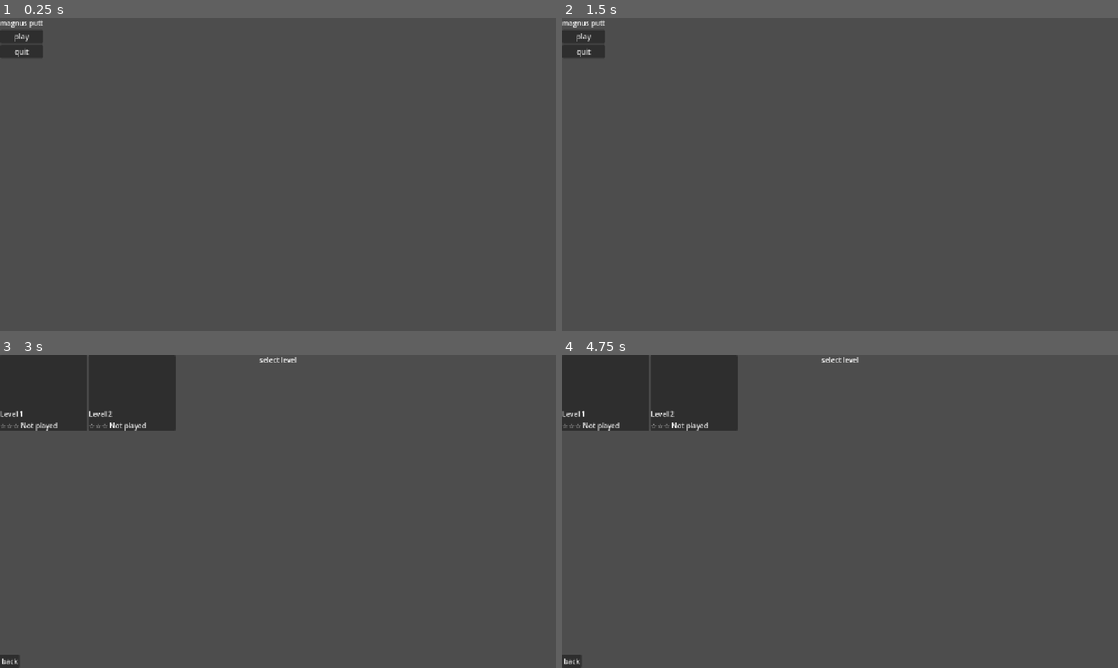
Above: before the commit, frames 1-4 (two rows, left to right).
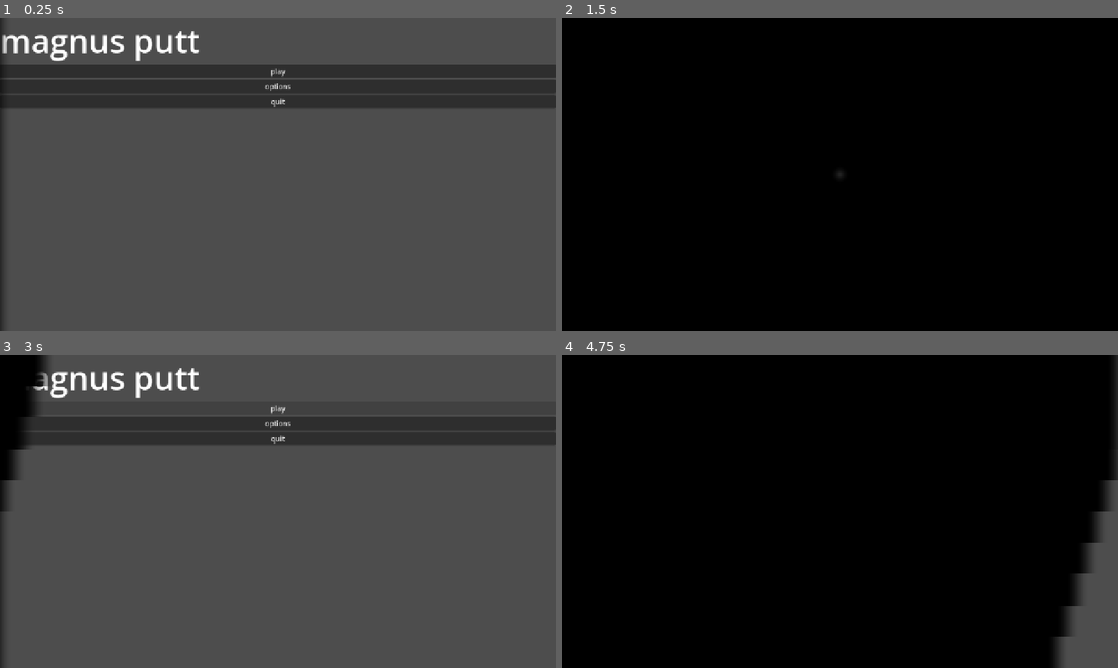
Above: after the commit, the same moments.

Repository: eltonchan1/magnus-putt
Game: Godot game, scene res://scenes/ui/mainmenu.tscn
Same seed, same stepped clock (60 frames per second), same inputs: the game is played once before the commit and once after it.
Inputs (mouse positions are in pixels of both pictures, inside the frame that each line leads up to):
- Up to frame 1 (0.25 s): no input
- Up to frame 2 (1.5 s): click (840, 86) at 0.5 s, where only the run after the commit has a clickable "options"; click (634, 52) at 1.25 s, where only the run after the commit has a clickable "Windowed"
- Up to frame 3 (3 s): click (50, 455) at 2 s, where only the run after the commit has a clickable "BACK"; click "play" at 2.75 s
- Up to frame 4 (4.75 s): click "back" at 3.5 s; click "play" (after the commit: "back") at 4.25 s

The runs differ from the first frame. In frame 1, 14% of the frame differs, in the area x 0-100%, y 0-100%; in frame 2, 100%; in frame 3, 13%; in frame 4, 96%.

Commit message:
options, working on polishing and making it look better (lock in 1 day left)

Diff:
--- /dev/null
+++ b/assets/shaders/transition.gdshader
@@ -0,0 +1,34 @@
+shader_type canvas_item;
+
+uniform int transition_type = 0; // 0 = bars, 1 = circle
+uniform float progress: hint_range(0.0, 1.0) = 0.0;
+uniform int bar_count = 10;
+uniform float stagger = 0.15; // how much each bar is delayed
+
+void fragment() {
+	vec2 uv = UV;
+	float alpha = 0.0;
+	if (transition_type == 0) {
+		// Staggered horizontal bars
+		float bar_index = floor(uv.y * float(bar_count));
+		float bar_uv = fract(uv.y * float(bar_count));
+		float delay = (bar_index / float(bar_count)) * stagger;
+		float bar_progress = clamp((progress - delay) / (1.0 - stagger), 0.0, 1.0);
+		float edge = smoothstep(bar_progress - 0.02, bar_progress + 0.02, uv.x);
+		alpha = 1.0 - edge;
+	} else {
+		vec2 center = vec2(0.5, 0.5);
+		vec2 aspect_uv = vec2(uv.x, uv.y * (1080.0 / 1920.0));
+		vec2 aspect_center = vec2(center.x, center.y * (1080.0 / 1920.0));
+		float dist = distance(aspect_uv, aspect_center);
+		float max_dist = distance(vec2(0.0, 0.0), aspect_center);
+		float normalized_dist = dist / max_dist;
+		float edge_softness = 0.03;
+		alpha = smoothstep(
+			progress - edge_softness,
+			progress + edge_softness,
+			normalized_dist
+		);
+	}
+	COLOR = vec4(0.0, 0.0, 0.0, alpha);
+}
--- /dev/null
+++ b/default_bus_layout.tres
@@ -0,0 +1,15 @@
+[gd_resource type="AudioBusLayout" format=3 uid="uid://pmd7p0yedsgq"]
+
+[resource]
+bus/1/name = &"Music"
+bus/1/solo = false
+bus/1/mute = false
+bus/1/bypass_fx = false
+bus/1/volume_db = 0.0
+bus/1/send = &"Master"
+bus/2/name = &"SFX"
+bus/2/solo = false
+bus/2/mute = false
+bus/2/bypass_fx = false
+bus/2/volume_db = 0.0
+bus/2/send = &"Master"
--- a/project.godot
+++ b/project.godot
@@ -15,9 +15,15 @@
 config/features=PackedStringArray("4.6", "Forward Plus")
 config/icon="res://icon.svg"
 
+[audio]
+
+buses/default_bus_layout="uid://pmd7p0yedsgq"
+
 [autoload]
 
 savemanager="*uid://bl7g6fk5oyfw8"
+settingsmanager="*uid://c2ruvk0rgvd3t"
+scenetransition="*uid://dhml6vxb8ukil"
 
 [display]
 
--- /dev/null
+++ b/scenes/elements/killbrick.tscn
@@ -0,0 +1,12 @@
+[gd_scene format=3 uid="uid://b7rturhnaufel"]
+
+[ext_resource type="Script" uid="uid://jabpk01wvmaj" path="res://scripts/killbrick.gd" id="1_aejyg"]
+
+[sub_resource type="RectangleShape2D" id="RectangleShape2D_jnhsa"]
+
+[node name="killbrick" type="Area2D" unique_id=255154150]
+collision_layer = 4
+script = ExtResource("1_aejyg")
+
+[node name="CollisionShape2D" type="CollisionShape2D" parent="." unique_id=2139596593]
+shape = SubResource("RectangleShape2D_jnhsa")
--- a/scenes/levels/level01.tscn
+++ b/scenes/levels/level01.tscn
@@ -45,3 +45,4 @@
 [node name="hud" parent="." unique_id=571574833 instance=ExtResource("6_3yqkj")]
 
 [node name="winscreen" parent="." unique_id=124814863 instance=ExtResource("7_if0f4")]
+visible = false
--- a/scenes/ui/hud.tscn
+++ b/scenes/ui/hud.tscn
@@ -20,3 +20,18 @@
 layout_mode = 2
 theme_override_font_sizes/font_size = 24
 text = "  PAR: 3"
+
+[node name="HBoxContainer2" type="HBoxContainer" parent="." unique_id=1679711817]
+offset_left = 212.0
+offset_top = 16.0
+offset_right = 212.0
+offset_bottom = 56.0
+
+[node name="retrybutton" type="Button" parent="HBoxContainer2" unique_id=1644530029]
+layout_mode = 2
+
+[node name="optionsbutton" type="Button" parent="HBoxContainer2" unique_id=21045171]
+layout_mode = 2
+
+[node name="levelselectbutton" type="Button" parent="HBoxContainer2" unique_id=1646209662]
+layout_mode = 2
--- a/scenes/ui/mainmenu.tscn
+++ b/scenes/ui/mainmenu.tscn
@@ -15,17 +15,25 @@
 [node name="CanvasLayer" type="CanvasLayer" parent="." unique_id=6759190]
 
 [node name="VBoxContainer" type="VBoxContainer" parent="CanvasLayer" unique_id=473515282]
-offset_right = 99.0
-offset_bottom = 93.0
+anchors_preset = 15
+anchor_right = 1.0
+anchor_bottom = 1.0
+grow_horizontal = 2
+grow_vertical = 2
 
 [node name="titlelabel" type="Label" parent="CanvasLayer/VBoxContainer" unique_id=101253749]
 layout_mode = 2
+theme_override_font_sizes/font_size = 75
 text = "magnus putt"
 
 [node name="playbutton" type="Button" parent="CanvasLayer/VBoxContainer" unique_id=1211738365]
 layout_mode = 2
 text = "play"
 
+[node name="optionsbutton" type="Button" parent="CanvasLayer/VBoxContainer" unique_id=1868894080]
+layout_mode = 2
+text = "options"
+
 [node name="quitbutton" type="Button" parent="CanvasLayer/VBoxContainer" unique_id=803990023]
 layout_mode = 2
 text = "quit"
--- /dev/null
+++ b/scenes/ui/options.tscn
@@ -0,0 +1,95 @@
+[gd_scene format=3 uid="uid://cmwqlb1yurlla"]
+
+[ext_resource type="Script" uid="uid://demho6bd0ip83" path="res://scripts/options.gd" id="1_ad3a0"]
+
+[node name="options" type="Control" unique_id=76449316]
+layout_mode = 3
+anchors_preset = 15
+anchor_right = 1.0
+anchor_bottom = 1.0
+grow_horizontal = 2
+grow_vertical = 2
+script = ExtResource("1_ad3a0")
+
+[node name="CanvasLayer" type="CanvasLayer" parent="." unique_id=1298313130]
+
+[node name="PanelContainer" type="PanelContainer" parent="CanvasLayer" unique_id=1408311439]
+offset_right = 40.0
+offset_bottom = 40.0
+
+[node name="VBoxContainer" type="VBoxContainer" parent="CanvasLayer/PanelContainer" unique_id=11373699]
+layout_mode = 2
+
+[node name="Label" type="Label" parent="CanvasLayer/PanelContainer/VBoxContainer" unique_id=1386030159]
+layout_mode = 2
+text = "OPTIONS"
+
+[node name="HSeparator" type="HSeparator" parent="CanvasLayer/PanelContainer/VBoxContainer" unique_id=211421916]
+layout_mode = 2
+
+[node name="Label2" type="Label" parent="CanvasLayer/PanelContainer/VBoxContainer" unique_id=247909465]
+layout_mode = 2
+text = "DISPLAY"
+
+[node name="HBoxContainer" type="HBoxContainer" parent="CanvasLayer/PanelContainer/VBoxContainer" unique_id=923504837]
+layout_mode = 2
+
+[node name="Label" type="Label" parent="CanvasLayer/PanelContainer/VBoxContainer/HBoxContainer" unique_id=113828856]
+layout_mode = 2
+text = "Window Mode"
+
+[node name="windowmodeoption" type="OptionButton" parent="CanvasLayer/PanelContainer/VBoxContainer/HBoxContainer" unique_id=419352635]
+layout_mode = 2
+
+[node name="Label3" type="Label" parent="CanvasLayer/PanelContainer/VBoxContainer" unique_id=809750986]
+layout_mode = 2
+text = "AUDIO"
+
+[node name="HSeparator2" type="HSeparator" parent="CanvasLayer/PanelContainer/VBoxContainer" unique_id=707160150]
+layout_mode = 2
+
+[node name="HBoxContainer2" type="HBoxContainer" parent="CanvasLayer/PanelContainer/VBoxContainer" unique_id=1450889]
+layout_mode = 2
+
+[node name="Label" type="Label" parent="CanvasLayer/PanelContainer/VBoxContainer/HBoxContainer2" unique_id=141162765]
+layout_mode = 2
+text = "Master"
+
+[node name="masterslider" type="HSlider" parent="CanvasLayer/PanelContainer/VBoxContainer/HBoxContainer2" unique_id=2075652889]
+layout_mode = 2
+max_value = 150.0
+
+[node name="mastervalue" type="Label" parent="CanvasLayer/PanelContainer/VBoxContainer/HBoxContainer2" unique_id=937520450]
+layout_mode = 2
+
+[node name="HBoxContainer3" type="HBoxContainer" parent="CanvasLayer/PanelContainer/VBoxContainer" unique_id=999894256]
+layout_mode = 2
+
+[node name="Label" type="Label" parent="CanvasLayer/PanelContainer/VBoxContainer/HBoxContainer3" unique_id=738895981]
+layout_mode = 2
+text = "Music"
+
+[node name="musicslider" type="HSlider" parent="CanvasLayer/PanelContainer/VBoxContainer/HBoxContainer3" unique_id=1856314689]
+layout_mode = 2
+max_value = 150.0
+
+[node name="musicvalue" type="Label" parent="CanvasLayer/PanelContainer/VBoxContainer/HBoxContainer3" unique_id=2120213216]
+layout_mode = 2
+
+[node name="HBoxContainer4" type="HBoxContainer" parent="CanvasLayer/PanelContainer/VBoxContainer" unique_id=1638039861]
+layout_mode = 2
+
+[node name="Label" type="Label" parent="CanvasLayer/PanelContainer/VBoxContainer/HBoxContainer4" unique_id=445027917]
+layout_mode = 2
+text = "SFX"
+
+[node name="sfxslider" type="HSlider" parent="CanvasLayer/PanelContainer/VBoxContainer/HBoxContainer4" unique_id=1657237017]
+layout_mode = 2
+max_value = 150.0
+
+[node name="sfxvalue" type="Label" parent="CanvasLayer/PanelContainer/VBoxContainer/HBoxContainer4" unique_id=659736753]
+layout_mode = 2
+
+[node name="backbutton" type="Button" parent="CanvasLayer/PanelContainer/VBoxContainer" unique_id=135725033]
+layout_mode = 2
+text = "BACK"
--- /dev/null
+++ b/scenes/ui/scenetransition.tscn
@@ -0,0 +1,14 @@
+[gd_scene format=3 uid="uid://dhml6vxb8ukil"]
+
+[ext_resource type="Script" uid="uid://dg2a8g1dtus7w" path="res://scripts/scenetransition.gd" id="1_lgbaq"]
+
+[node name="scenetransition" type="CanvasLayer" unique_id=1051309545]
+layer = 100
+script = ExtResource("1_lgbaq")
+
+[node name="shaderrect" type="ColorRect" parent="." unique_id=1322978728]
+anchors_preset = 15
+anchor_right = 1.0
+anchor_bottom = 1.0
+grow_horizontal = 2
+grow_vertical = 2
--- a/scripts/hud.gd
+++ b/scripts/hud.gd
@@ -2,10 +2,20 @@
 
 @onready var shot_label = $HBoxContainer/shotlabel
 @onready var par_label = $HBoxContainer/parlabel
+@onready var retry_button = $HBoxContainer2/retrybutton
+@onready var options_button = $HBoxContainer2/optionsbutton
+@onready var levelselect_button = $HBoxContainer2/levelselectbutton
+
+signal retry_pressed
+signal levelselect_pressed
+signal options_pressed
 
 func _ready():
 	shot_label.text = "SHOTS: 0"
 	par_label.text = "  PAR: 3"
+	retry_button.pressed.connect(func(): emit_signal("retry_pressed"))
+	options_button.pressed.connect(func(): emit_signal("options_pressed"))
+	levelselect_button.pressed.connect(func(): emit_signal("levelselect_pressed"))
 
 func update_shots(count: int):
 	shot_label.text = "SHOTS: %d" % count
--- /dev/null
+++ b/scripts/killbrick.gd
@@ -0,0 +1,17 @@
+extends Area2D
+
+signal ball_killed
+
+func _ready():
+	body_entered.connect(_on_body_entered)
+
+func _on_body_entered(body):
+	if body.is_in_group("ball"):
+		emit_signal("ball_killed")
+
+func _draw():
+	var shape = $CollisionShape2D.shape as RectangleShape2D
+	if shape:
+		var rect = Rect2(-shape.size / 2.0, shape.size)
+		draw_rect(rect, Color(0.8, 0.15, 0.15))
+		draw_rect(rect, Color(1.0, 0.3, 0.3), false, 2.0)
--- a/scripts/level.gd
+++ b/scripts/level.gd
@@ -17,7 +17,19 @@
 	win_screen.retry_pressed.connect(_on_retry)
 	win_screen.next_pressed.connect(_on_next)
 	win_screen.menu_pressed.connect(_on_menu)
+	hud.retry_pressed.connect(func():
+		scenetransition.go_to(level_data.scene_path)
+	)
+	hud.menu_pressed.connect(func():
+		scenetransition.go_to("res://scenes/ui/main_menu.tscn")
+	)
+	hud.options_pressed.connect(func():
+		settingsmanager.options_return_scene = level_data.scene_path
+		scenetransition.go_to("res://scenes/ui/options.tscn", scenetransition.Type.CIRCLE)
+	)
 	hud.setup(par)
+	for brick in get_tree().get_nodes_in_group("kill_brick"):
+		brick.ball_killed.connect(_on_ball_killed)
 
 func _on_spin_changed(spin: Vector2):
 	if not ball.is_moving:
@@ -30,13 +42,13 @@
 	win_screen.show_results(level_data, shot_count)
 
 func _on_retry():
-	get_tree().reload_current_scene()
+	scenetransition.go_to(level_data.scene_path)
 
 func _on_next():
-	get_tree().change_scene_to_file(level_data.next_level)
+	scenetransition.go_to(level_data.next_level)
 
 func _on_menu():
-	get_tree().change_scene_to_file("res://scenes/ui/mainmenu.tscn")
+	scenetransition.go_to("res://scenes/ui/levelselect.tscn")
 
 func _unhandled_input(event: InputEvent):
 	if event is InputEventMouseButton:
@@ -51,3 +63,6 @@
 	if event is InputEventMouseMotion:
 		if ball.is_aiming:
 			ball._update_aim(event.global_position)
+
+func _on_ball_killed():
+	scenetransition.go_to(level_data.scene_path)
--- a/scripts/levelselect.gd
+++ b/scripts/levelselect.gd
@@ -8,7 +8,7 @@
 
 func _ready():
 	back_button.pressed.connect(func():
-		get_tree().change_scene_to_file("res://scenes/ui/mainmenu.tscn")
+		scenetransition.go_to("res://scenes/ui/mainmenu.tscn")
 	)
 	_load_levels()
 
@@ -21,4 +21,4 @@
 
 func _on_card_pressed(data: LevelData):
 	if data.scene_path != "":
-		get_tree().change_scene_to_file(data.scene_path)
+		scenetransition.go_to(data.scene_path)
--- a/scripts/mainmenu.gd
+++ b/scripts/mainmenu.gd
@@ -2,11 +2,15 @@
 
 @onready var play_button = $CanvasLayer/VBoxContainer/playbutton
 @onready var quit_button = $CanvasLayer/VBoxContainer/quitbutton
+@onready var options_button = $CanvasLayer/VBoxContainer/optionsbutton
 
 func _ready():
 	play_button.pressed.connect(func():
-		get_tree().change_scene_to_file("res://scenes/ui/levelselect.tscn")
+		scenetransition.go_to("res://scenes/ui/levelselect.tscn")
 	)
 	quit_button.pressed.connect(func():
 		get_tree().quit()
 	)
+	options_button.pressed.connect(func():
+		scenetransition.go_to("res://scenes/ui/options.tscn", scenetransition.Type.CIRCLE)
+	)
--- /dev/null
+++ b/scripts/options.gd
@@ -0,0 +1,45 @@
+extends Control
+
+@onready var window_mode_option = $CanvasLayer/PanelContainer/VBoxContainer/HBoxContainer/windowmodeoption
+@onready var master_slider = $CanvasLayer/PanelContainer/VBoxContainer/HBoxContainer2/masterslider
+@onready var master_value = $CanvasLayer/PanelContainer/VBoxContainer/HBoxContainer2/mastervalue
+@onready var music_slider = $CanvasLayer/PanelContainer/VBoxContainer/HBoxContainer3/musicslider
+@onready var music_value = $CanvasLayer/PanelContainer/VBoxContainer/HBoxContainer3/musicvalue
+@onready var sfx_slider = $CanvasLayer/PanelContainer/VBoxContainer/HBoxContainer4/sfxslider
+@onready var sfx_value = $CanvasLayer/PanelContainer/VBoxContainer/HBoxContainer4/sfxvalue
+@onready var back_button = $CanvasLayer/PanelContainer/VBoxContainer/backbutton
+
+var return_scene: String = "res://scenes/ui/mainmenu.tscn"
+
+func _ready():
+	window_mode_option.add_item("Windowed", 0)
+	window_mode_option.add_item("Fullscreen", 1)
+	window_mode_option.selected = 1 if settingsmanager.fullscreen else 0
+	window_mode_option.item_selected.connect(_on_window_mode_selected)
+	master_slider.value = settingsmanager.master_volume
+	music_slider.value = settingsmanager.music_volume
+	sfx_slider.value = settingsmanager.sfx_volume
+	master_value.text = "%d" % settingsmanager.master_volume
+	music_value.text = "%d" % settingsmanager.music_volume
+	sfx_value.text = "%d" % settingsmanager.sfx_volume
+	master_slider.value_changed.connect(_on_master_changed)
+	music_slider.value_changed.connect(_on_music_changed)
+	sfx_slider.value_changed.connect(_on_sfx_changed)
+	back_button.pressed.connect(func():
+		get_tree().change_scene_to_file(return_scene)
+	)
+
+func _on_window_mode_selected(index: int):
+	settingsmanager.set_fullscreen(index == 1)
+
+func _on_master_changed(value: float):
+	master_value.text = "%d" % value
+	settingsmanager.set_master(value)
+
+func _on_music_changed(value: float):
+	music_value.text = "%d" % value
+	settingsmanager.set_music(value)
+
+func _on_sfx_changed(value: float):
+	sfx_value.text = "%d" % value
+	settingsmanager.set_sfx(value)
--- /dev/null
+++ b/scripts/scenetransition.gd
@@ -0,0 +1,50 @@
+extends CanvasLayer
+
+@onready var shader_rect: ColorRect = $shaderrect
+
+enum Type { BARS, CIRCLE }
+
+var is_transitioning: bool = false
+var shader_material: ShaderMaterial
+
+const TRANSITION_DURATION: float = 0.45
+const REVEAL_DURATION: float = 0.45
+
+func _ready():
+	shader_material = ShaderMaterial.new()
+	shader_material.shader = preload("res://assets/shaders/transition.gdshader")
+	shader_rect.material = shader_material
+	shader_material.set_shader_parameter("progress", 0.0)
+	shader_rect.mouse_filter = Control.MOUSE_FILTER_IGNORE
+
+func go_to(path: String, type: Type = Type.BARS):
+	if is_transitioning:
+		return
+	is_transitioning = true
+	shader_rect.mouse_filter = Control.MOUSE_FILTER_STOP  # block input during transition
+
+	await _play_in(type)
+	get_tree().change_scene_to_file(path)
+	await get_tree().process_frame  # wait one frame for scene to load
+	await _play_out(type)
+
+	is_transitioning = false
+	shader_rect.mouse_filter = Control.MOUSE_FILTER_IGNORE
+
+func _play_in(type: Type):
+	shader_material.set_shader_parameter("transition_type", type)
+	var tween = create_tween()
+	tween.tween_method(
+		func(v): shader_material.set_shader_parameter("progress", v),
+		0.0, 1.0, TRANSITION_DURATION
+	).set_ease(Tween.EASE_IN).set_trans(Tween.TRANS_CUBIC)
+	await tween.finished
+
+func _play_out(type: Type):
+	shader_material.set_shader_parameter("transition_type", type)
+	var tween = create_tween()
+	tween.tween_method(
+		func(v): shader_material.set_shader_parameter("progress", v),
+		1.0, 0.0, REVEAL_DURATION
+	).set_ease(Tween.EASE_OUT).set_trans(Tween.TRANS_CUBIC)
+	await tween.finished
--- /dev/null
+++ b/scripts/settingsmanager.gd
@@ -0,0 +1,53 @@
+extends Node
+
+const SAVE_PATH = "user://settings.cfg"
+var config = ConfigFile.new()
+var master_volume: float = 100.0
+var music_volume: float = 100.0
+var sfx_volume: float = 100.0
+var fullscreen: bool = false
+var options_return_scene: String = "res://scenes/ui/main_menu.tscn"
+
+func _ready():
+	config.load(SAVE_PATH)
+	master_volume = config.get_value("audio", "master", 100.0)
+	music_volume = config.get_value("audio", "music", 100.0)
+	sfx_volume = config.get_value("audio", "sfx", 100.0)
+	fullscreen = config.get_value("display", "fullscreen", false)
+	_apply_all()
+
+func set_master(value: float):
+	master_volume = value
+	AudioServer.set_bus_volume_db(AudioServer.get_bus_index("Master"), linear_to_db(value / 100.0))
+	_save()
+
+func set_music(value: float):
+	music_volume = value
+	AudioServer.set_bus_volume_db(AudioServer.get_bus_index("Music"), linear_to_db(value / 100.0))
+	_save()
+
+func set_sfx(value: float):
+	sfx_volume = value
+	AudioServer.set_bus_volume_db(AudioServer.get_bus_index("SFX"), linear_to_db(value / 100.0))
+	_save()
+
+func set_fullscreen(value: bool):
+	fullscreen = value
+	if value:
+		DisplayServer.window_set_mode(DisplayServer.WINDOW_MODE_FULLSCREEN)
+	else:
+		DisplayServer.window_set_mode(DisplayServer.WINDOW_MODE_WINDOWED)
+	_save()
+
+func _apply_all():
+	set_master(master_volume)
+	set_music(music_volume)
+	set_sfx(sfx_volume)
+	set_fullscreen(fullscreen)
+
+func _save():
+	config.set_value("audio", "master", master_volume)
+	config.set_value("audio", "music", music_volume)
+	config.set_value("audio", "sfx", sfx_volume)
+	config.set_value("display", "fullscreen", fullscreen)
+	config.save(SAVE_PATH)
Not shown, added: assets/shaders/transition.gdshader.uid
Not shown, added: scripts/killbrick.gd.uid
Not shown, added: scripts/options.gd.uid
Not shown, added: scripts/scenetransition.gd.uid
Not shown, added: scripts/settingsmanager.gd.uid
